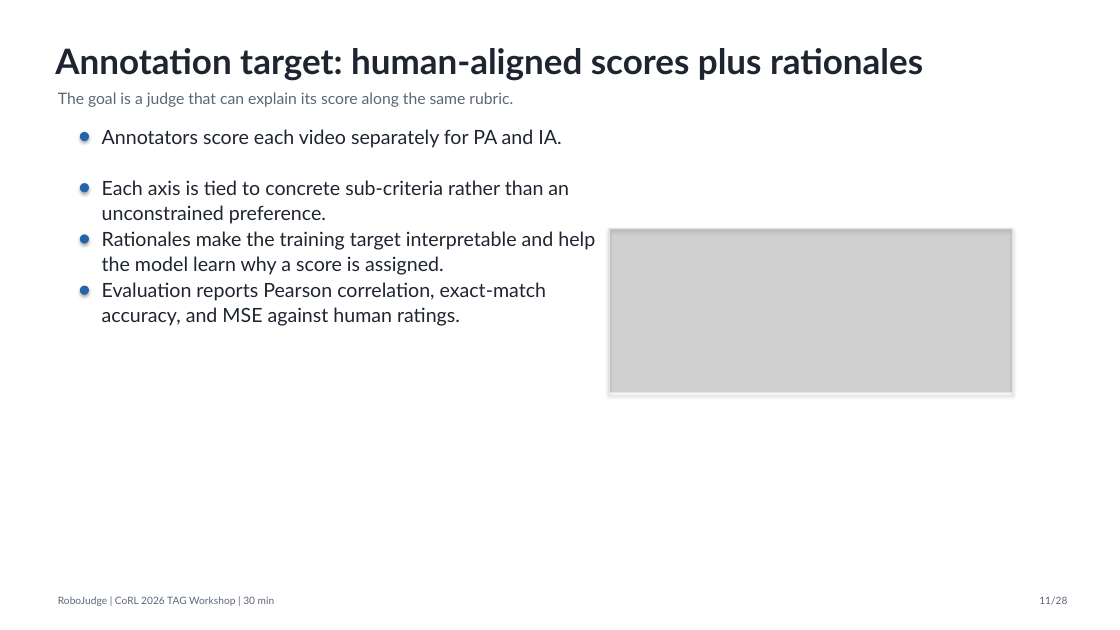
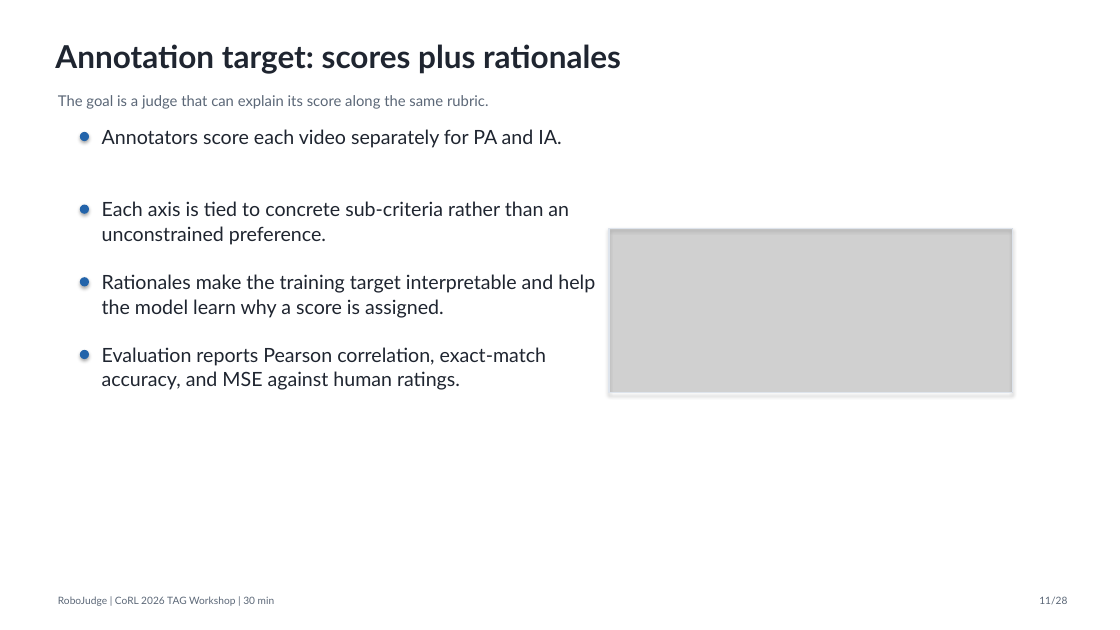
Before and after one commit to SiyuanMaCS/SiyuanMaCS.github.io, a slide deck: slide 11 of RoboJudge-slides/RoboJudge_CoRL_TAG_full_30min.pptx. Drawn at 1120x630 pixels with LibreOffice and Linux fonts; fonts in the diff are those of the drawing; grey boxes stand for pictures. Boxes give left, top, right and bottom in pixels: in the first picture for what was removed or moved away, otherwise in the second. Text is boxed around its words. In the diff, an @@ line names an element or a change of style, - is before the commit and + after.

Commit message:
Refresh RoboJudge workshop slides

```diff
--- a/RoboJudge-slides/RoboJudge_CoRL_TAG_full_30min.pptx
+++ b/RoboJudge-slides/RoboJudge_CoRL_TAG_full_30min.pptx
@@ text at (x1=55, y1=44, x2=621, y2=74): text changed; size 30 to 27 pt @@
-Annotation target: human-aligned scores plus rationales
+Annotation target: scores plus rationales
@@ text "The goal is a judge ..." at (x1=58, y1=95, x2=488, y2=109): size 13.5 to 12.7 pt @@
@@ ellipse moved from (x1=80, y1=183, x2=89, y2=192) to (x1=80, y1=205, x2=89, y2=214) @@
@@ text "Each axis is tied to ..." moved from (x1=102, y1=180, x2=569, y2=224) to (x1=102, y1=201, x2=569, y2=245) @@
@@ text "Rationales make the training target ..." moved from (x1=102, y1=231, x2=595, y2=275) to (x1=102, y1=274, x2=595, y2=318) @@
@@ ellipse moved from (x1=80, y1=234, x2=89, y2=244) to (x1=80, y1=277, x2=89, y2=287) @@
@@ ellipse moved from (x1=80, y1=286, x2=89, y2=295) to (x1=80, y1=350, x2=89, y2=360) @@
@@ text "Evaluation reports Pearson correlation, exact-match ..." moved from (x1=102, y1=282, x2=546, y2=326) to (x1=102, y1=347, x2=546, y2=390) @@
```
Also in this commit, not shown: 27 other slides changed, 5 other files.
